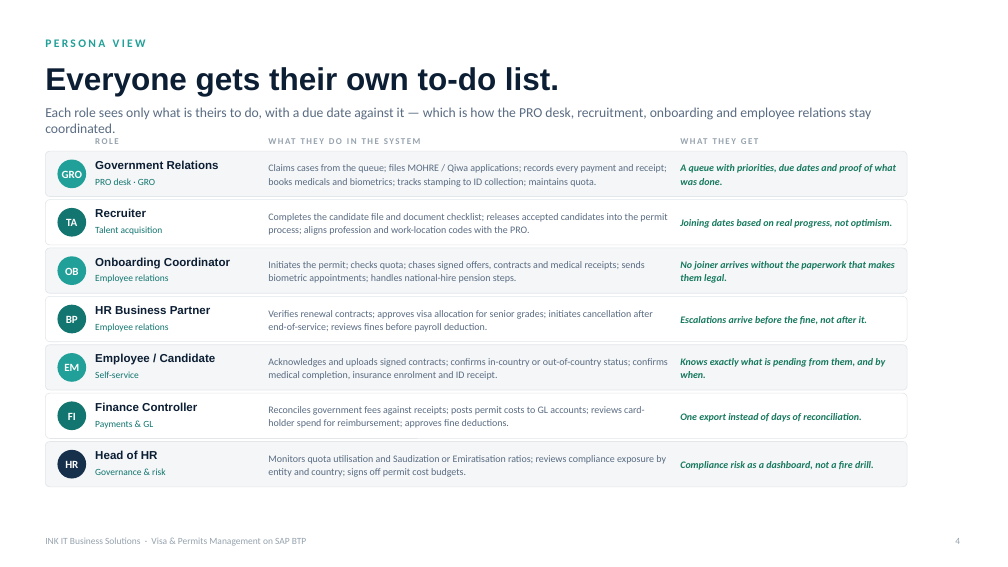
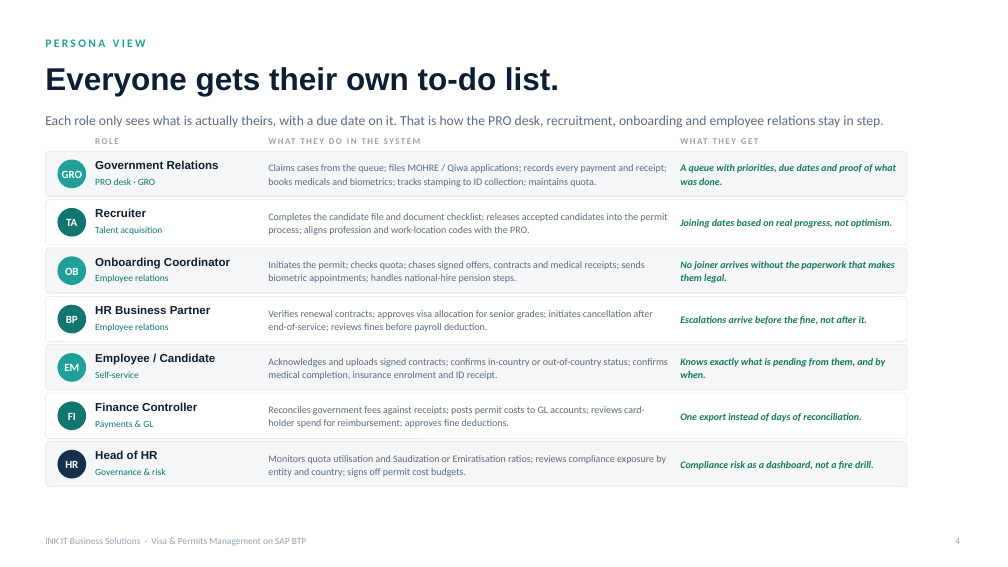
Before and after one commit to cranialblend5/VisaAndPermitsDemo, a slide deck: slide 4 of deck/INK_IT_Visa_and_Permits_GCC.pptx. Drawn at 1008x567 pixels with LibreOffice and Linux fonts; fonts in the diff are those of the drawing. Boxes give left, top, right and bottom in pixels: in the first picture for what was removed or moved away, otherwise in the second. Text is boxed around its words. In the diff, an @@ line names an element or a change of style, - is before the commit and + after.

```diff
--- a/deck/INK_IT_Visa_and_Permits_GCC.pptx
+++ b/deck/INK_IT_Visa_and_Permits_GCC.pptx
@@ text at [45,115,884,128]: text changed @@
-Each role sees only what is theirs to do, with a due date against it — which is how the PRO desk, recruitment, onboarding and employee relations stay coordinated.
+Each role only sees what is actually theirs, with a due date on it. That is how the PRO desk, recruitment, onboarding and employee relations stay in step.
```
Also in this commit, not shown: 9 other slides changed, 16 other files.
